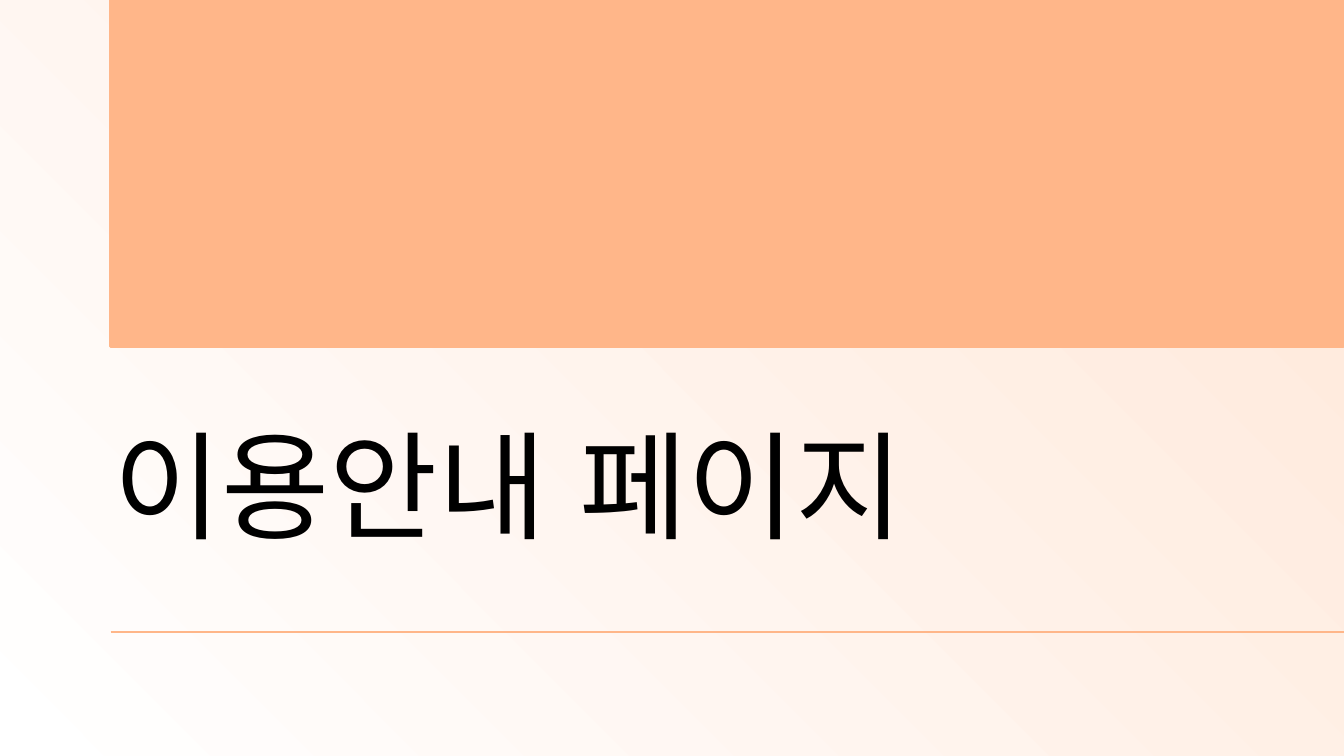
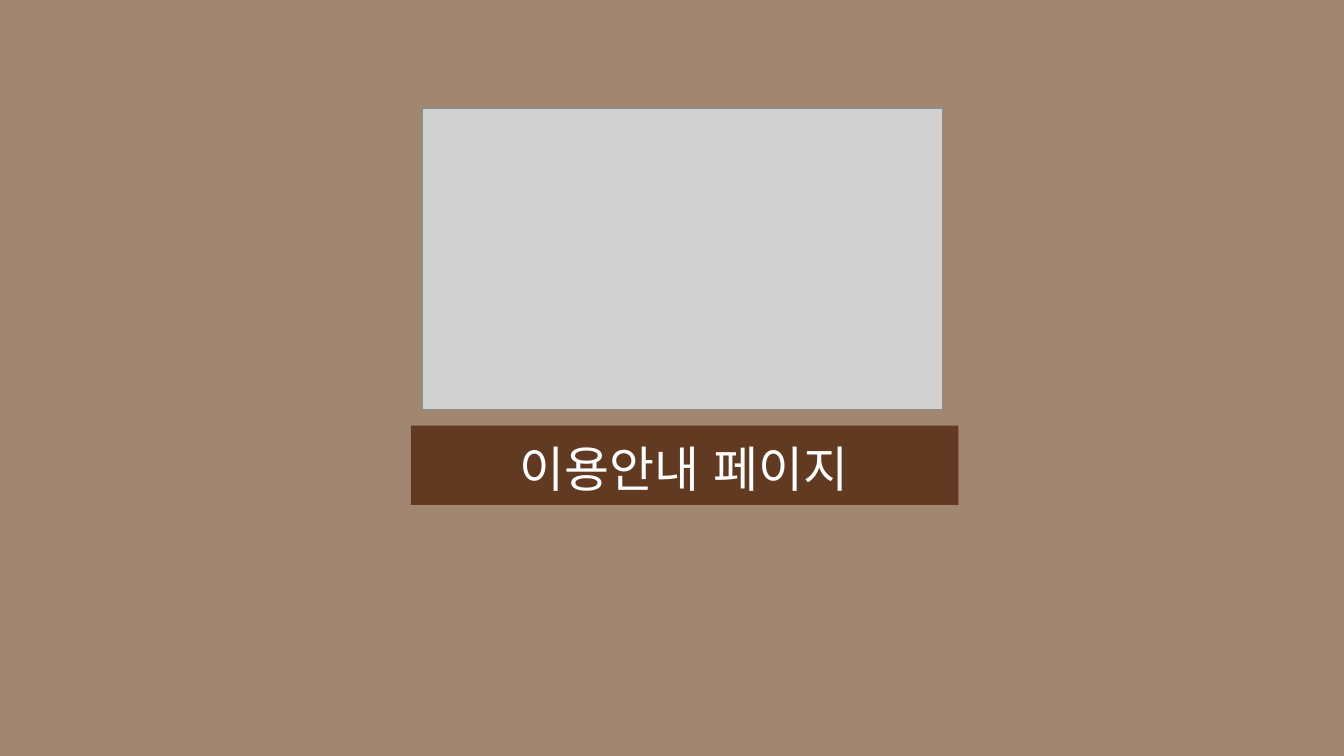
Before and after one commit to Jogging-Kim-Chaebak/PuppyPlaytime, a slide deck: slide 43 of 프로젝트 산출물/9. 스토리보드/Puppy Playtime 사용자 스토리보드.pptx (slide 41 before the commit). Drawn at 1344x756 pixels with LibreOffice and Linux fonts; fonts in the diff are those of the drawing; grey boxes stand for pictures. Boxes give left, top, right and bottom in pixels: in the first picture for what was removed or moved away, otherwise in the second. Text is boxed around its words. In the diff, an @@ line names an element or a change of style, - is before the commit and + after.

```diff
--- a/프로젝트 산출물/9. 스토리보드/Puppy Playtime 사용자 스토리보드.pptx
+++ b/프로젝트 산출물/9. 스토리보드/Puppy Playtime 사용자 스토리보드.pptx
@@ background gradient #FFE7D8 to #FFFFFF to #A18770 @@
@@ rectangle removed at bbox=[110, 0, 1343, 345] @@
@@ picture added at bbox=[422, 108, 942, 409] @@
@@ title "이용안내 페이지": place and size @@
-title "이용안내 페이지" at bbox=[113, 432, 904, 540]
+title "이용안내 페이지" at bbox=[519, 446, 848, 491]
@@ title "이용안내 페이지" at bbox=[519, 446, 848, 491]: size 63 to 26.3 pt, font Noto Sans CJK KR to Arial, text colour #000000 to #FFFFFF; alignment left to centre @@
@@ rectangle added at bbox=[411, 426, 958, 505], fill #623A21 @@
@@ line removed from (110, 632) to (1344, 632) @@
```
Also in this commit, not shown: 12 other slides changed, 2 slides added, 1 other file.
